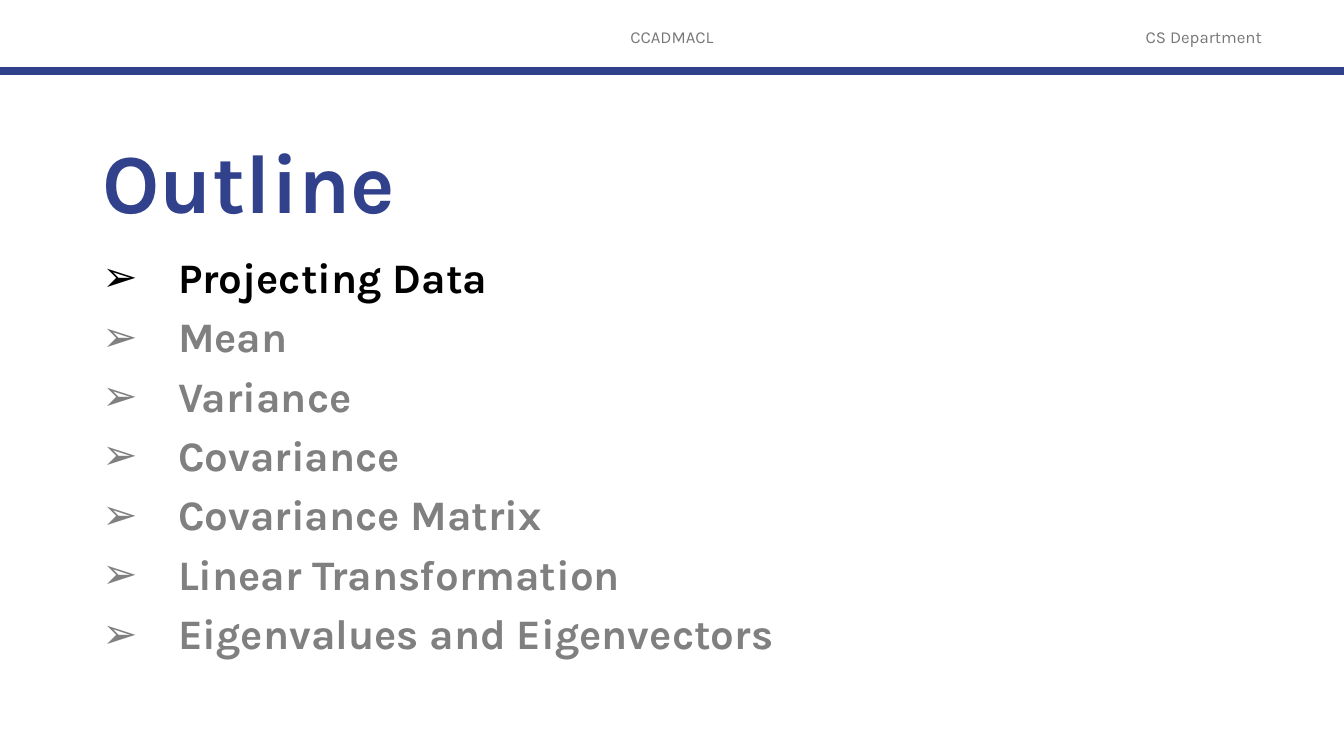
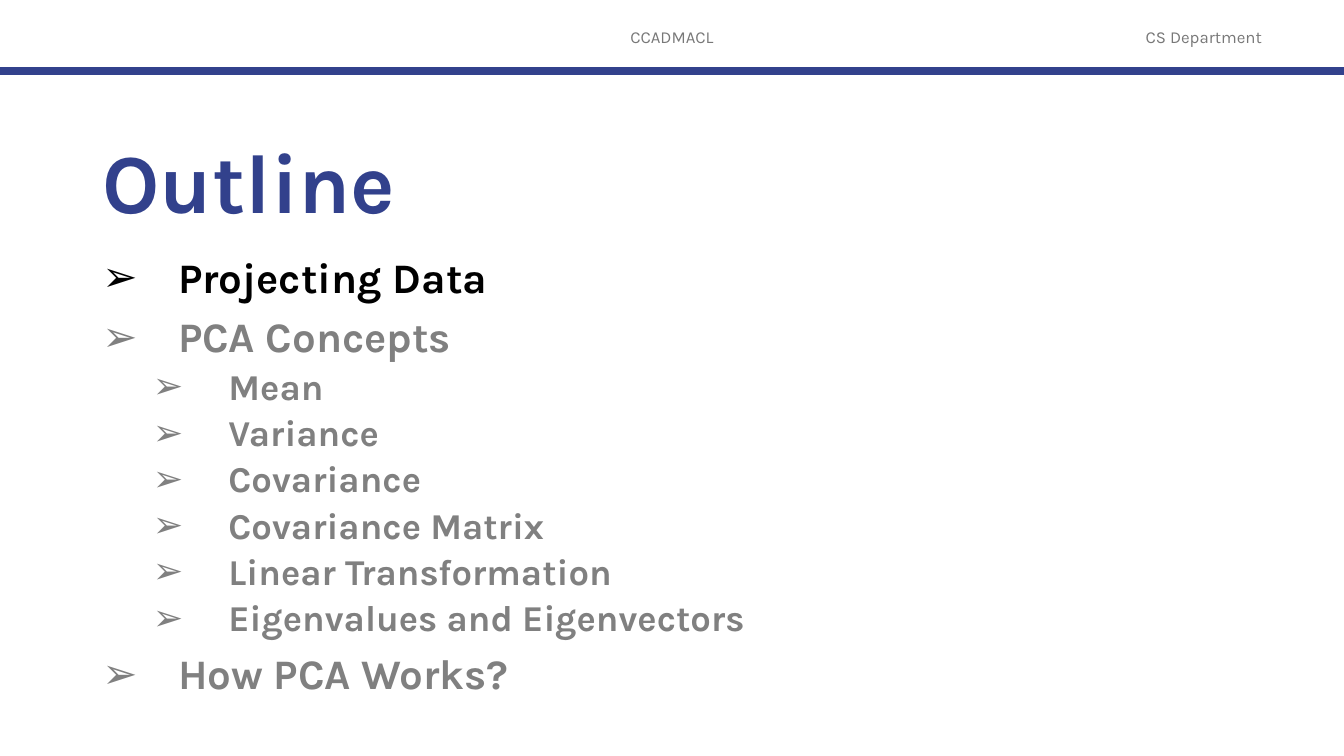
Before and after one commit to robitussin/CCADMACL, a slide deck: slide 2 of 7 - Principal Component Analysis/Principal Component Analysis (Math).pptx. Drawn at 1344x756 pixels with LibreOffice and Linux fonts; fonts in the diff are those of the drawing; background and template pictures are left out. Boxes give left, top, right and bottom in pixels: in the first picture for what was removed or moved away, otherwise in the second. Text is boxed around its words. In the diff, an @@ line names an element or a change of style, - is before the commit and + after.

Commit message:
Updated slide

```diff
--- a/7 - Principal Component Analysis/Principal Component Analysis (Math).pptx
+++ b/7 - Principal Component Analysis/Principal Component Analysis (Math).pptx
@@ text at box(178, 324, 451, 362): paragraph added @@
+➢ PCA Concepts
@@ text at box(228, 376, 744, 640): size 30 to 26 pt in "Mean", "Variance", "Covariance", "Covariance Matrix" and 2 more places; list level 1 to 2 in "Mean"; list level 1 to 2 in "Variance"; list level 1 to 2 in "Covariance"; list level 1 to 2 in "Covariance Matrix"; list level 1 to 2 in "Linear Transformation"; list level 1 to 2 in "Eigenvalues and Eigenvectors" @@
@@ text at box(178, 660, 509, 690): paragraph added @@
+➢ How PCA Works?
```
Also in this commit, not shown: 2 slides added.
